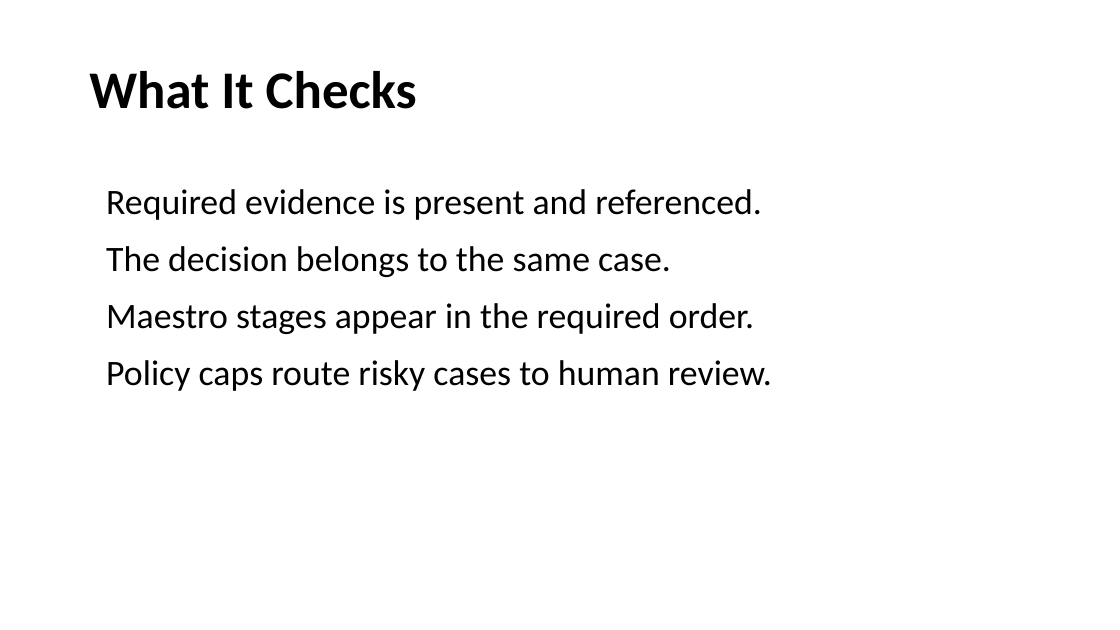
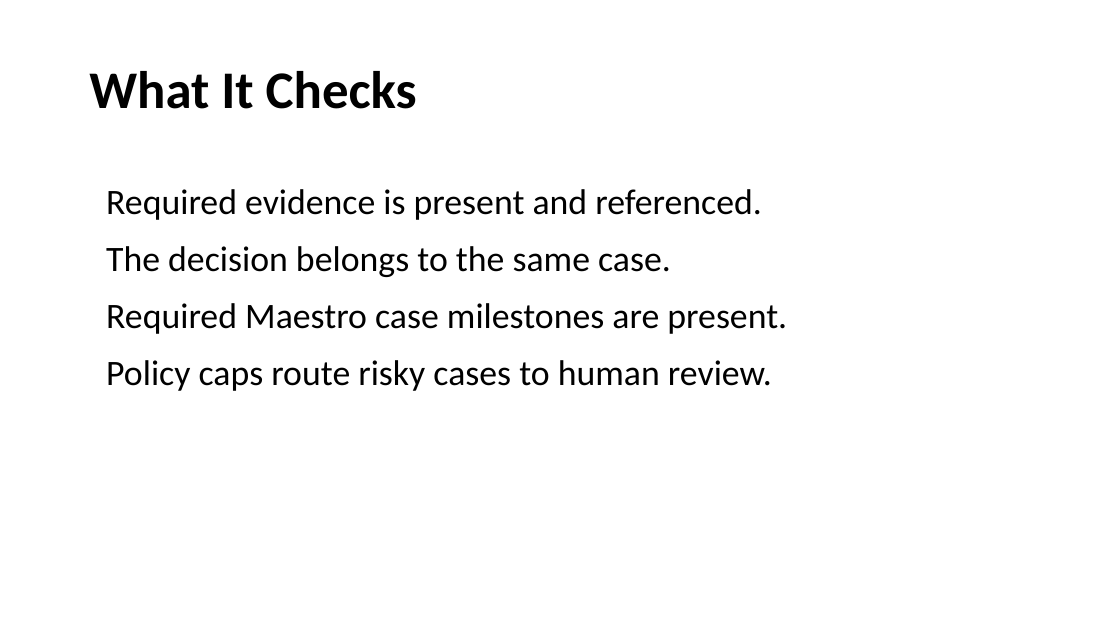
Before and after one commit to Isometric-Architect/caseproof-ai-agenthack, a slide deck: slide 3 of docs/CaseProof_AI_AgentHack_Deck_Draft.pptx. Drawn at 1120x630 pixels with LibreOffice and Linux fonts; fonts in the diff are those of the drawing. Boxes give left, top, right and bottom in pixels: in the first picture for what was removed or moved away, otherwise in the second. Text is boxed around its words. In the diff, an @@ line names an element or a change of style, - is before the commit and + after.

Commit message:
Sharpen Maestro refund case scenario

```diff
--- a/docs/CaseProof_AI_AgentHack_Deck_Draft.pptx
+++ b/docs/CaseProof_AI_AgentHack_Deck_Draft.pptx
@@ text at (106, 303, 787, 334): text changed @@
-Maestro stages appear in the required order.
+Required Maestro case milestones are present.
```
Also in this commit, not shown: 3 other slides changed, 38 other files.
